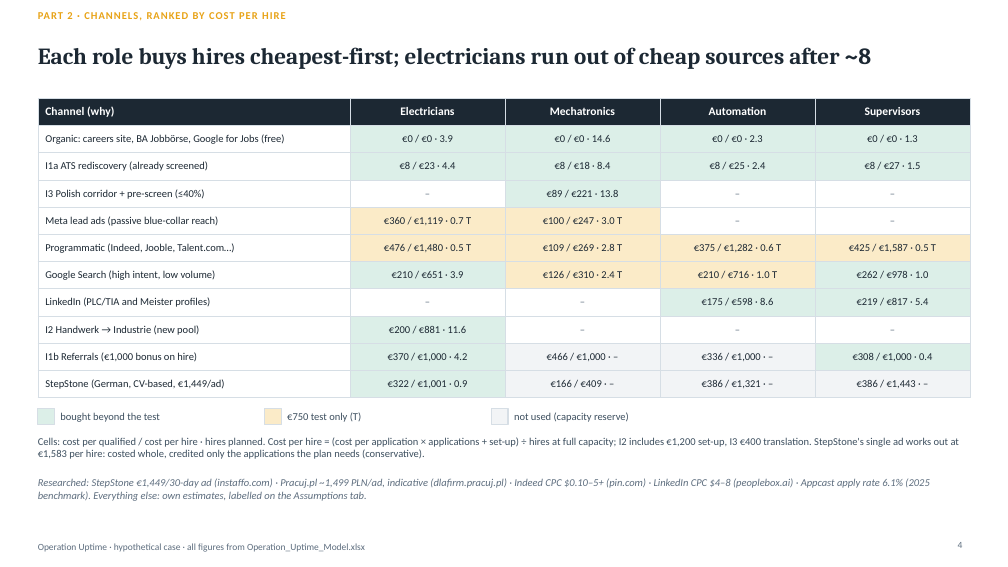
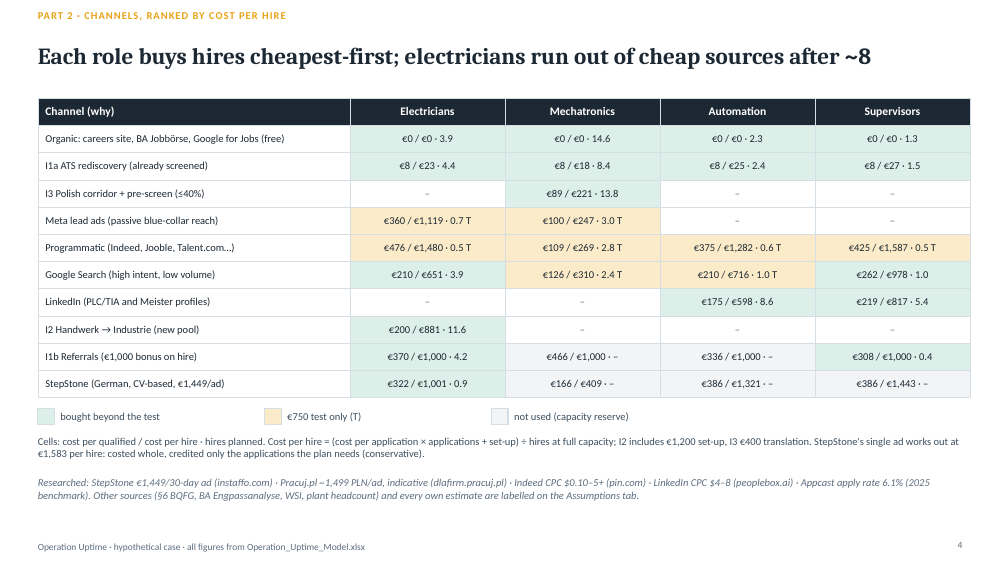
Before and after one commit to Anurag160596/haystack, a slide deck: slide 4 of operation_uptime/Operation_Uptime_Deck.pptx. Drawn at 1008x567 pixels with LibreOffice and Linux fonts; fonts in the diff are those of the drawing. Boxes give left, top, right and bottom in pixels: in the first picture for what was removed or moved away, otherwise in the second. Text is boxed around its words. In the diff, an @@ line names an element or a change of style, - is before the commit and + after.

```diff
--- a/operation_uptime/Operation_Uptime_Deck.pptx
+++ b/operation_uptime/Operation_Uptime_Deck.pptx
@@ text at (38, 478, 929, 501): text changed @@
-Researched: StepStone €1,449/30-day ad (instaffo.com) · Pracuj.pl ~1,499 PLN/ad, indicative (dlafirm.pracuj.pl) · Indeed CPC $0.10–5+ (pin.com) · LinkedIn CPC $4–8 (peoplebox.ai) · Appcast apply rate 6.1% (2025 benchmark). Everything else: own estimates, labelled on the Assumptions tab.
+Researched: StepStone €1,449/30-day ad (instaffo.com) · Pracuj.pl ~1,499 PLN/ad, indicative (dlafirm.pracuj.pl) · Indeed CPC $0.10–5+ (pin.com) · LinkedIn CPC $4–8 (peoplebox.ai) · Appcast apply rate 6.1% (2025 benchmark). Other sources (§6 BQFG, BA Engpassanalyse, WSI, plant headcount) and every own estimate are labelled on the Assumptions tab.
```
Also in this commit, not shown: 5 other slides changed, 1 other file.
